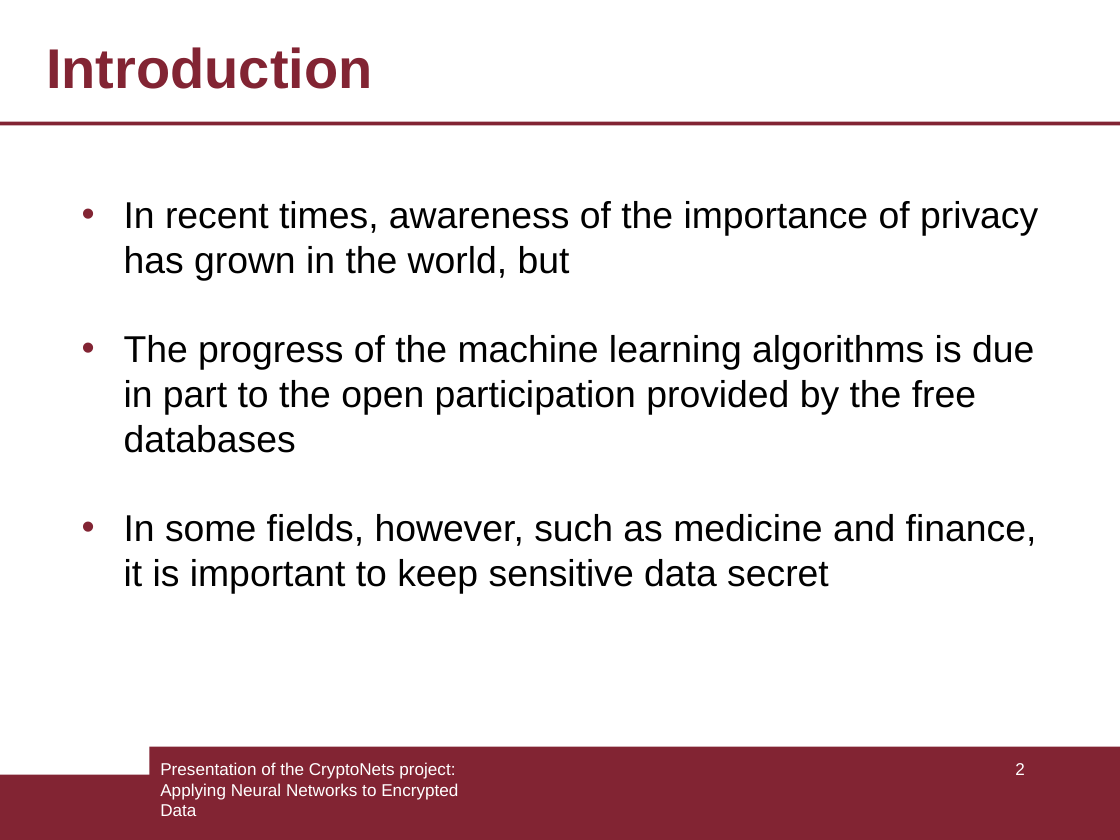
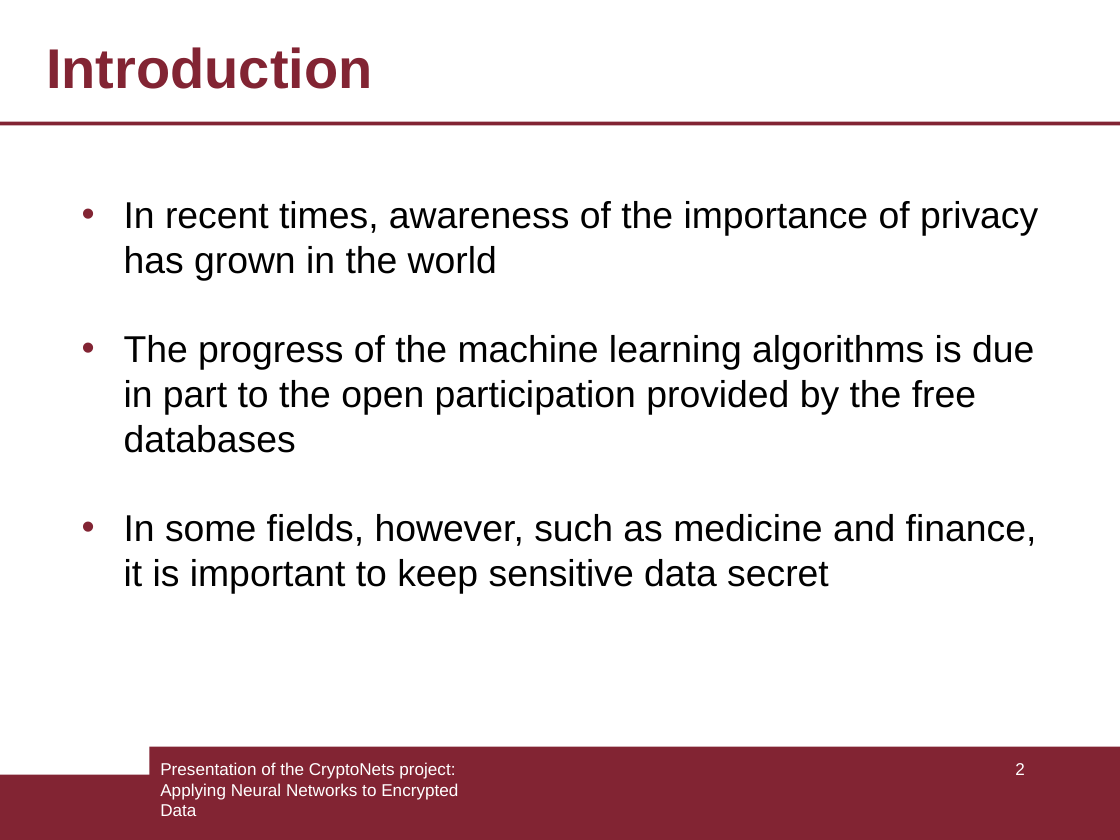
Before and after one commit to armandofln/CryptoNets-with-Python, a slide deck: slide 2 of slides/slide.odp. Drawn at 1120x840 pixels with LibreOffice and Linux fonts; fonts in the diff are those of the drawing. Boxes give left, top, right and bottom in pixels: in the first picture for what was removed or moved away, otherwise in the second. Text is boxed around its words. In the diff, an @@ line names an element or a change of style, - is before the commit and + after.

```diff
--- a/slides/slide.odp
+++ b/slides/slide.odp
@@ text at box(124, 201, 1038, 280): text changed @@
-• In recent times, awareness of the importance of privacy has grown in the world, but
+• In recent times, awareness of the importance of privacy has grown in the world
```
Also in this commit, not shown: 4 other slides changed, 2 slides added.
